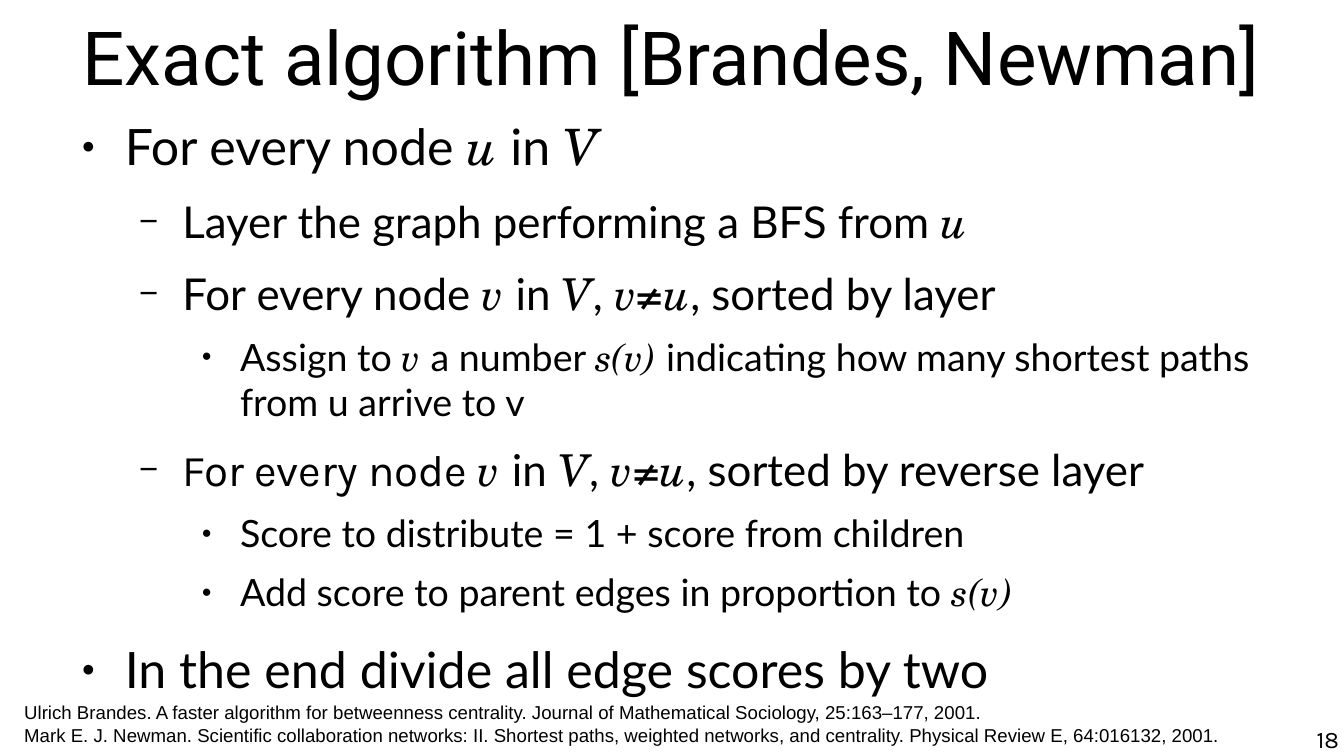
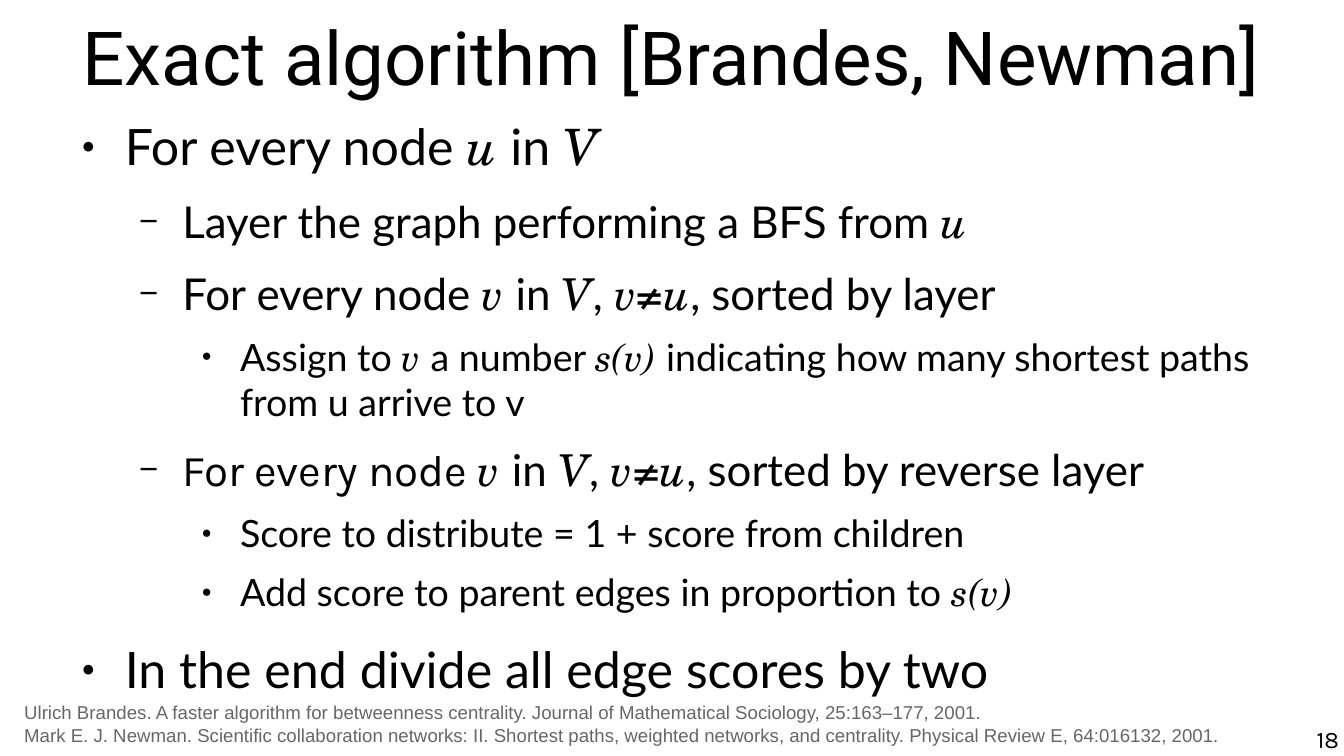
Before and after one commit to chatox/networks-science-course, a slide deck: slide 18 of theory/odp/tt07-betweenness.odp. Drawn at 1344x756 pixels with LibreOffice and Linux fonts; fonts in the diff are those of the drawing. Boxes give left, top, right and bottom in pixels: in the first picture for what was removed or moved away, otherwise in the second. Text is boxed around its words. In the diff, an @@ line names an element or a change of style, - is before the commit and + after.

```diff
--- a/theory/odp/tt07-betweenness.odp
+++ b/theory/odp/tt07-betweenness.odp
@@ text "Ulrich Brandes. A faster algorithm ..." at box(24, 705, 1219, 746): text colour #000000 to #666666 @@
```
Also in this commit, not shown: 3 other slides changed, 3 other files.
